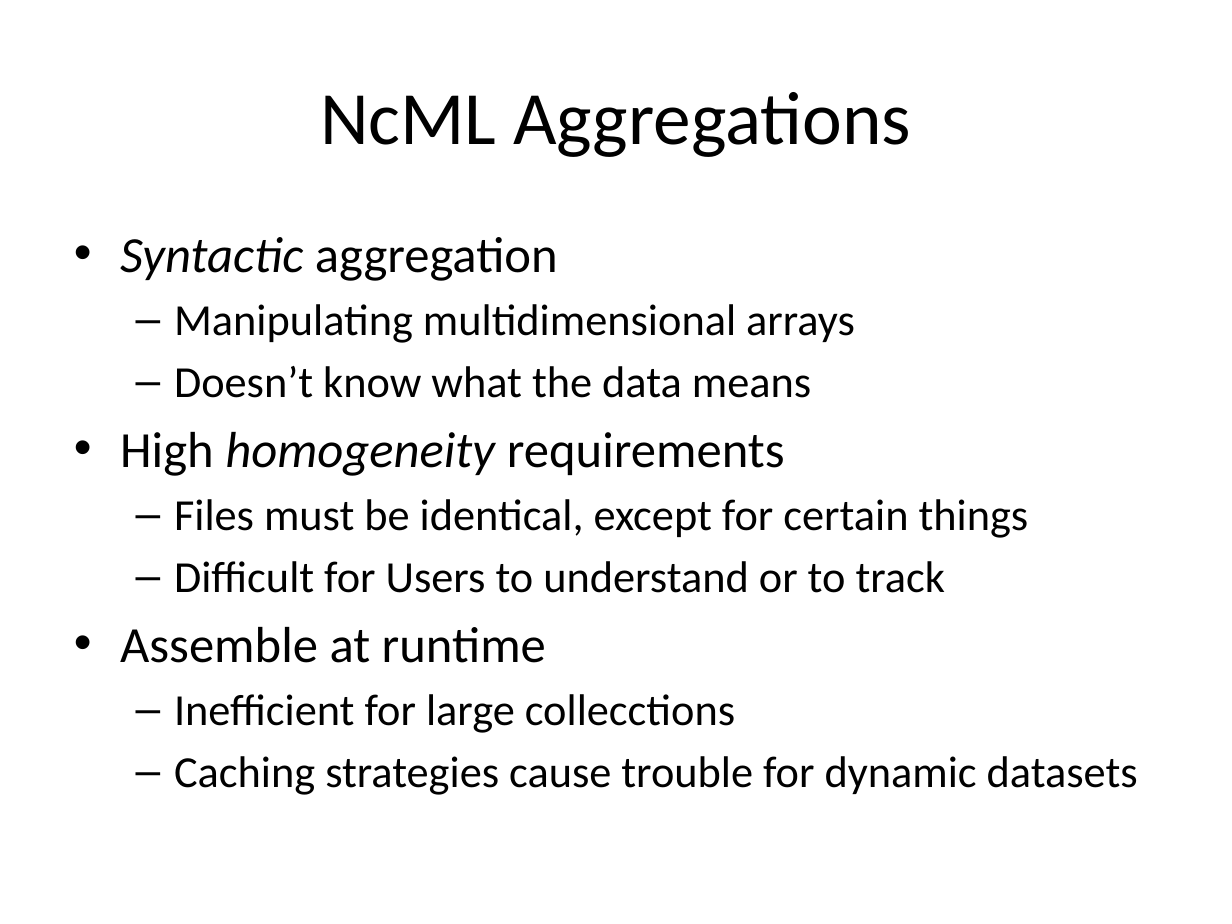
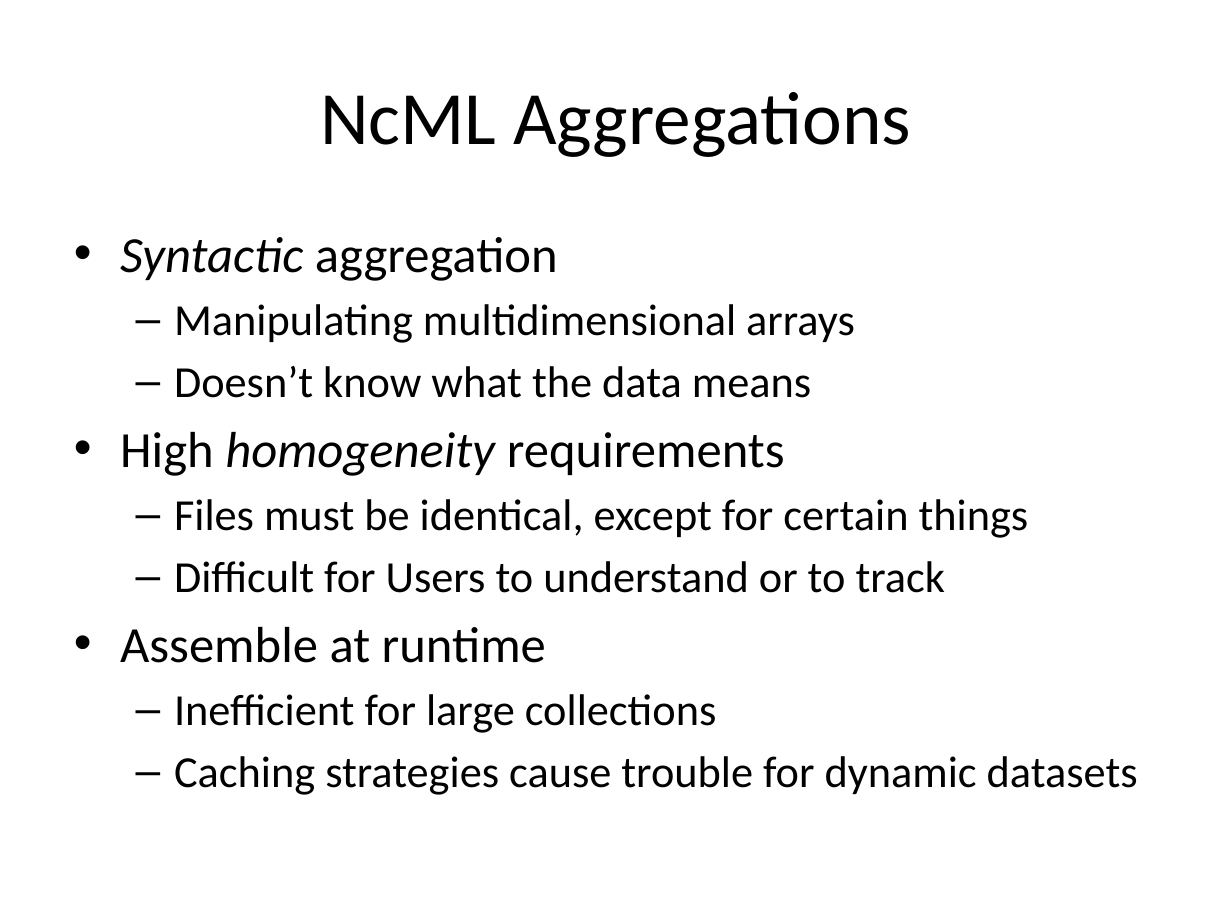
Before and after one commit to Unidata/thredds, a slide deck: slide 4 of docs/web/thredds/tech/tds4.3/tutorial/NcMLvsFeatureCollections.pptx. Drawn at 1232x924 pixels with LibreOffice and Linux fonts; fonts in the diff are those of the drawing. Boxes give left, top, right and bottom in pixels: in the first picture for what was removed or moved away, otherwise in the second. Text is boxed around its words. In the diff, an @@ line names an element or a change of style, - is before the commit and + after.

```diff
--- a/docs/web/thredds/tech/tds4.3/tutorial/NcMLvsFeatureCollections.pptx
+++ b/docs/web/thredds/tech/tds4.3/tutorial/NcMLvsFeatureCollections.pptx
@@ text at bbox=[174, 694, 717, 733]: text changed @@
-  – Inefficient for large collecctions
+  – Inefficient for large collections
```
Also in this commit, not shown: 3 other slides changed, 1 slide added, 6 other files.
